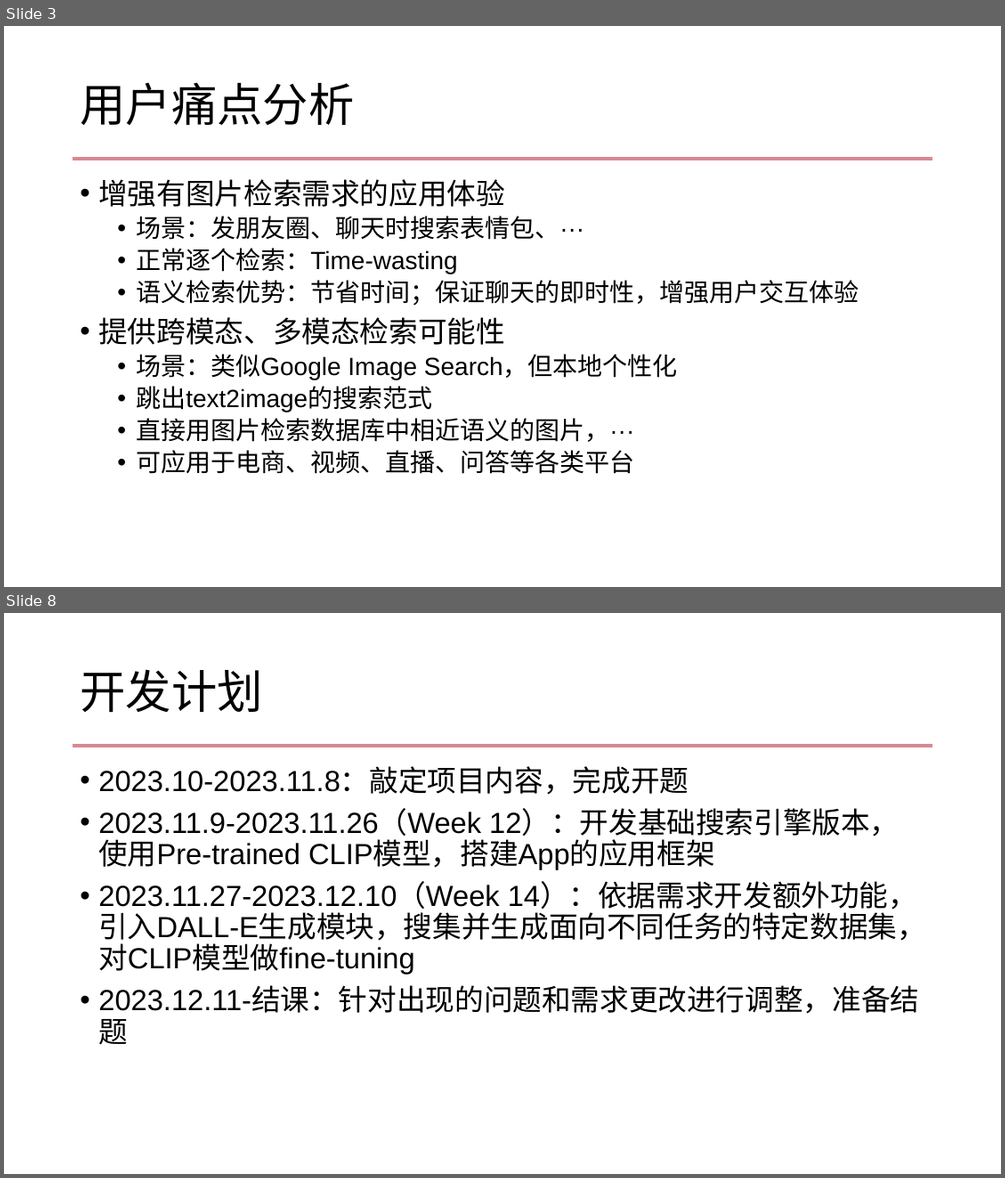
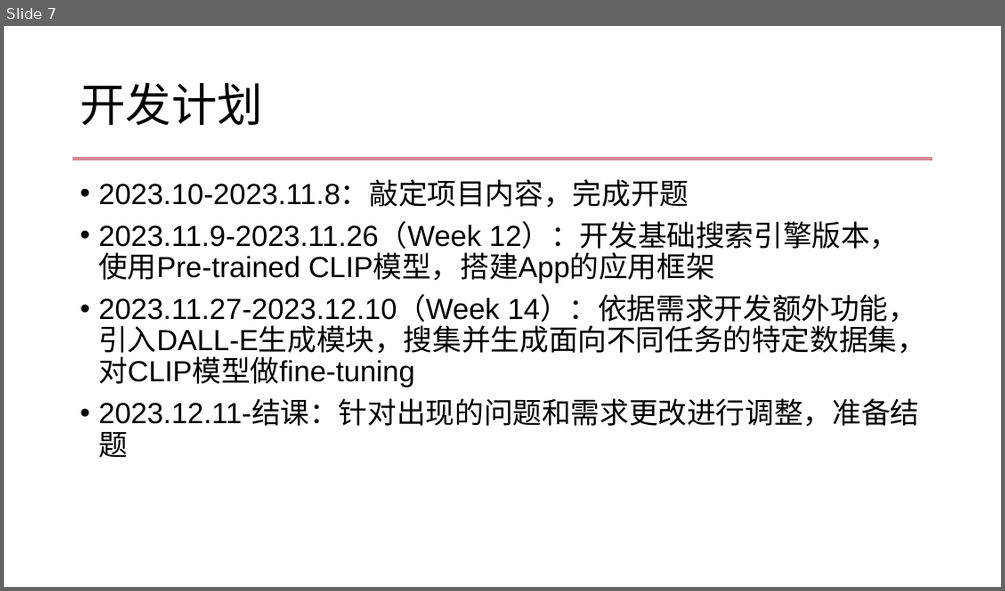
Before and after one commit to Ep11phany/ISE2023Autumn, a slide deck: ISE-Proposal.pptx. Shown one above the other, each under a label of ours: slides 3 and 8 before the commit, slide 7 after it; the slides between them are not shown. The pictures are 1005x1178 and 1005x591 pixels, drawn with LibreOffice and Linux fonts; fonts in the diff are those of the drawing; background and template pictures are left out. Boxes give left, top, right and bottom in pixels: in the first picture for what was removed or moved away, otherwise in the second. Text is boxed around its words. In the diff, an @@ line names an element or a change of style, - is before the commit and + after.

```diff
--- a/ISE-Proposal.pptx
+++ b/ISE-Proposal.pptx
@@ slide 3 removed at box(4, 26, 1001, 587), background #FFFFFF; not listed: 1 template element that a slide beside it also shows @@
@@ title removed at box(80, 82, 354, 125) @@
-用户痛点分析
@@ text removed at box(98, 179, 858, 474) @@
-• 增强有图片检索需求的应用体验
-  • 场景：发朋友圈、聊天时搜索表情包、···
-  • 正常逐个检索：Time-wasting
-  • 语义检索优势：节省时间；保证聊天的即时性，增强用户交互体验
-• 提供跨模态、多模态检索可能性
-  • 场景：类似Google Image Search，但本地个性化
-  • 跳出text2image的搜索范式
-  • 直接用图片检索数据库中相近语义的图片，···
-  • 可应用于电商、视频、直播、问答等各类平台
@@ what was slide 8 is now slide 7 @@
```
Also in this commit, not shown: 3 slides changed, 3 slides added, 3 other slides removed, 1 other file.
